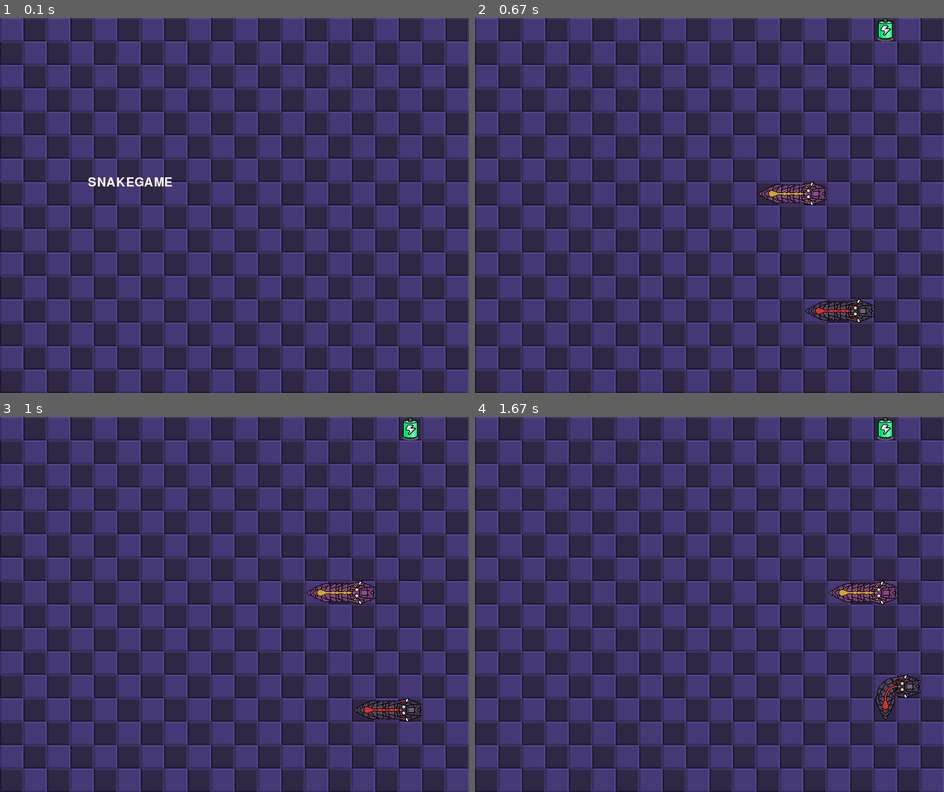
Above: before the commit, frames 1-4 (two rows, left to right).
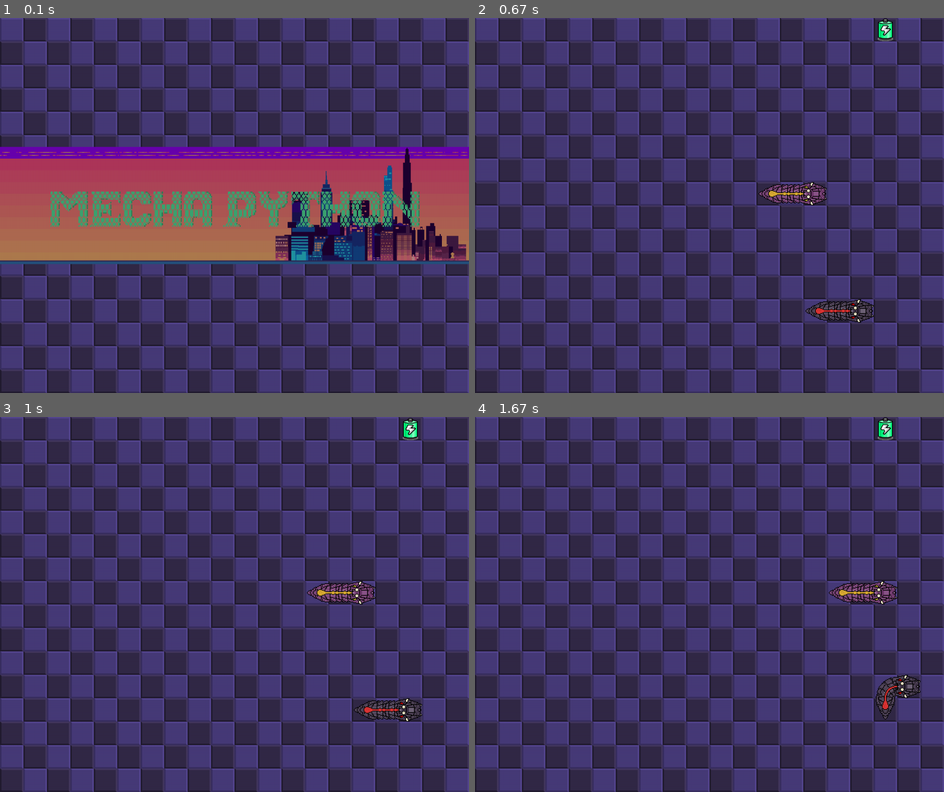
Above: after the commit, the same moments.

Repository: Nabegon/pygame
Game: pygame game, started from snake_game.py
Two runs of this game, one before a commit and one after it. Both use one fixed random seed, a clock stepped at 60 frames per second and the inputs below.
Inputs:
- Up to frame 1 (0.1 s): no input
- Up to frame 2 (0.67 s): hold Right from 0.33 s (still down)
- Up to frame 3 (1 s): release Right at 0.8 s; hold Up from 0.83 s (still down)
- Up to frame 4 (1.67 s): release Up at 1.13 s; hold Right 1.17-1.63 s

The runs differ from the first frame. In frame 1, 31% of the frame differs, in the area x 0-100%, y 34-66%; in frame 2, nothing differs; in frame 3, nothing differs; in frame 4, nothing differs.

Commit message:
feat: add title image

Diff:
--- a/snake_game.py
+++ b/snake_game.py
@@ -252,6 +252,7 @@
 # Load images
 background = pygame.image.load('./background.png')
 game_over_surface = pygame.image.load('./gameover.png')
+title_surface = pygame.image.load('./title.png')
 
 # Set the window size etc.
 window = pygame.display.set_mode((WINDOW_WIDTH, WINDOW_HEIGHT))
@@ -280,7 +281,8 @@
                 game_state = 1
 
     window.blit(window_with_background, (0, 0))
-    message(window, "SNAKEGAME", (255, 255, 255, 255))
+    y_pos = WINDOW_HEIGHT / 2 - title_surface.get_height() / 2
+    window.blit(title_surface, (0, y_pos))
 
 def game_running():
     global game_state
Binary file added: title.png
